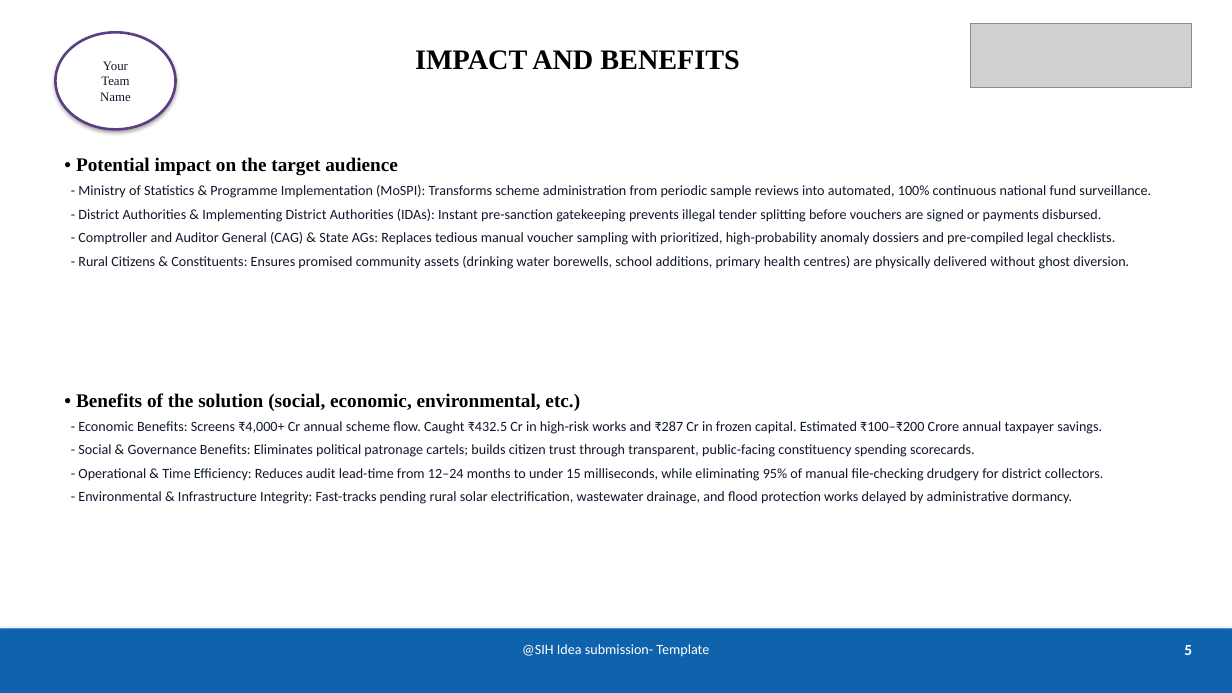
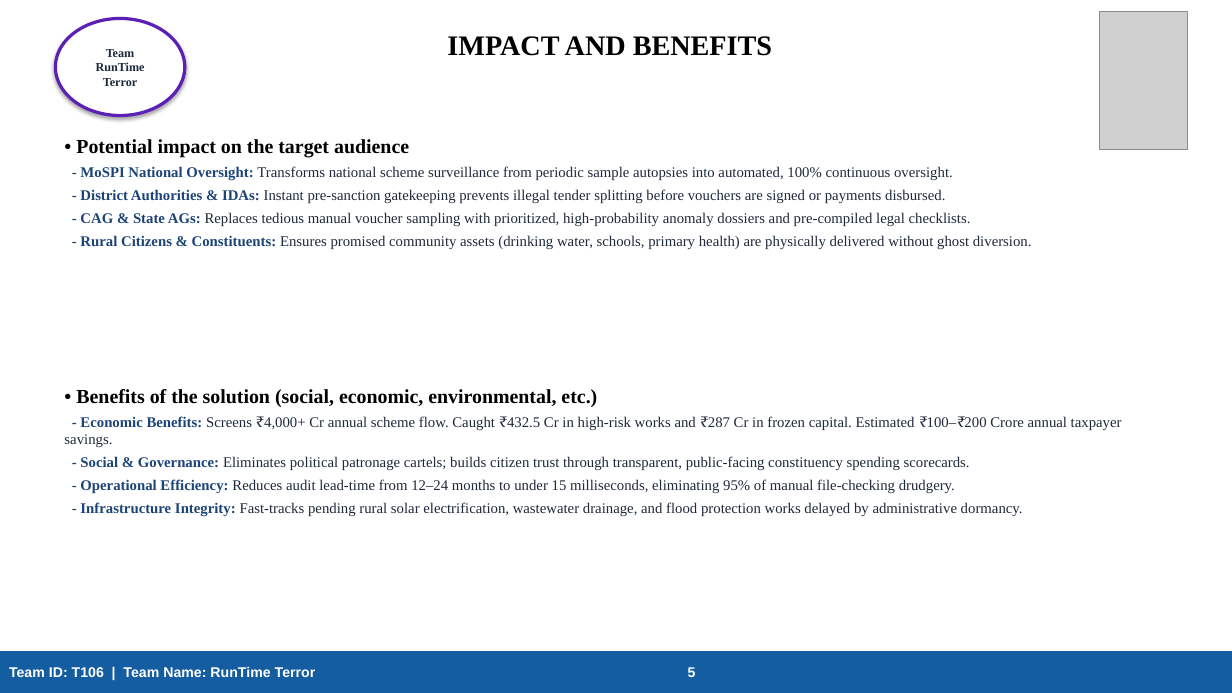
Before and after one commit to DONTcompeteIFWEAk/SIH26102-MPLADS-Anomaly-Detection, a slide deck: slide 5 of SIH2026_IDEA_Presentation_SIH26102.pptx. Drawn at 1232x693 pixels with LibreOffice and Linux fonts; fonts in the diff are those of the drawing; grey boxes stand for pictures. Boxes give left, top, right and bottom in pixels: in the first picture for what was removed or moved away, otherwise in the second. Text is boxed around its words. In the diff, an @@ line names an element or a change of style, - is before the commit and + after.

```diff
--- a/SIH2026_IDEA_Presentation_SIH26102.pptx
+++ b/SIH2026_IDEA_Presentation_SIH26102.pptx
@@ rectangle removed at (0,0,1232,693) @@
@@ ellipse "Team RunTime Terror": place and size @@
-ellipse "Team RunTime Terror" at (55,32,176,129)
+ellipse "Team RunTime Terror" at (55,18,185,116)
@@ ellipse "Team RunTime Terror" at (55,18,185,116): outline #5B3E84 2 pt to #5B21B6 2.5 pt @@
@@ text "IMPACT AND BENEFITS": place and size @@
-text "IMPACT AND BENEFITS" at (415,50,739,70)
+text "IMPACT AND BENEFITS" at (447,36,772,56)
@@ picture removed at (970,23,1192,88) @@
@@ picture added at (1100,11,1188,150) @@
@@ text in ellipse at (96,49,145,86): text changed; size 10 to 9.5 pt; text colour #0F172A to #1E293B; bold on @@
-Your
-Team
-Name
+Team
+RunTime
+Terror
@@ text "• Potential impact on the ...": place and size @@
-text "• Potential impact on the ..." at (76,157,1151,269)
+text "• Potential impact on the ..." at (76,139,1032,249)
@@ text at (76,139,409,158): size 15 to 15.5 pt in "• Potential impact on the target audience" @@
@@ text at (80,166,1032,249): text changed; size 11 to 11.5 pt; font Calibri to Times New Roman; text colour #0F172A to #1E293B @@
-- Ministry of Statistics & Programme Implementation (MoSPI): Transforms scheme administration from periodic sample reviews into automated, 100% continuous national fund surveillance.
-- District Authorities & Implementing District Authorities (IDAs): Instant pre-sanction gatekeeping prevents illegal tender splitting before vouchers are signed or payments disbursed.
-- Comptroller and Auditor General (CAG) & State AGs: Replaces tedious manual voucher sampling with prioritized, high-probability anomaly dossiers and pre-compiled legal checklists.
-- Rural Citizens & Constituents: Ensures promised community assets (drinking water borewells, school additions, primary health centres) are physically delivered without ghost diversion.
+- MoSPI National Oversight: Transforms national scheme surveillance from periodic sample autopsies into automated, 100% continuous oversight.
+- District Authorities & IDAs: Instant pre-sanction gatekeeping prevents illegal tender splitting before vouchers are signed or payments disbursed.
+- CAG & State AGs: Replaces tedious manual voucher sampling with prioritized, high-probability anomaly dossiers and pre-compiled legal checklists.
+- Rural Citizens & Constituents: Ensures promised community assets (drinking water, schools, primary health) are physically delivered without ghost diversion.
@@ text at (64,389,1122,447): size 15 to 15.5 pt in "• Benefits of the solution (social, economic, ..."; size 11 to 11.5 pt, font Calibri to Times New Roman in "- Economic Benefits: Screens ₹4,000+ Cr annual ..."; text colour #0F172A to #1D4477, bold on in "- Economic Benefits:"; text colour #0F172A to #1E293B in "Screens ₹4,000+ Cr annual scheme flow. Caught ..."; less space between paragraphs @@
@@ text at (80,456,1023,516): text changed; size 11 to 11.5 pt; font Calibri to Times New Roman; text colour #0F172A to #1E293B @@
-- Social & Governance Benefits: Eliminates political patronage cartels; builds citizen trust through transparent, public-facing constituency spending scorecards.
-- Operational & Time Efficiency: Reduces audit lead-time from 12–24 months to under 15 milliseconds, while eliminating 95% of manual file-checking drudgery for district collectors.
-- Environmental & Infrastructure Integrity: Fast-tracks pending rural solar electrification, wastewater drainage, and flood protection works delayed by administrative dormancy.
+- Social & Governance: Eliminates political patronage cartels; builds citizen trust through transparent, public-facing constituency spending scorecards.
+- Operational Efficiency: Reduces audit lead-time from 12–24 months to under 15 milliseconds, eliminating 95% of manual file-checking drudgery.
+- Infrastructure Integrity: Fast-tracks pending rural solar electrification, wastewater drainage, and flood protection works delayed by administrative dormancy.
@@ rectangle removed at (0,628,1232,693) @@
@@ rectangle added at (0,652,1232,693), fill #145DA0, outline #145DA0 0.75 pt, 11 pt, text #FFFFFF, bold @@
+Team ID: T106 | Team Name: RunTime Terror 5
@@ text removed at (522,644,709,657) @@
-@SIH Idea submission- Template
@@ text removed at (1184,645,1192,655) @@
-5
```
Also in this commit, not shown: 3 other slides changed, 3 slides added, 3 slides removed, 27 other files.
